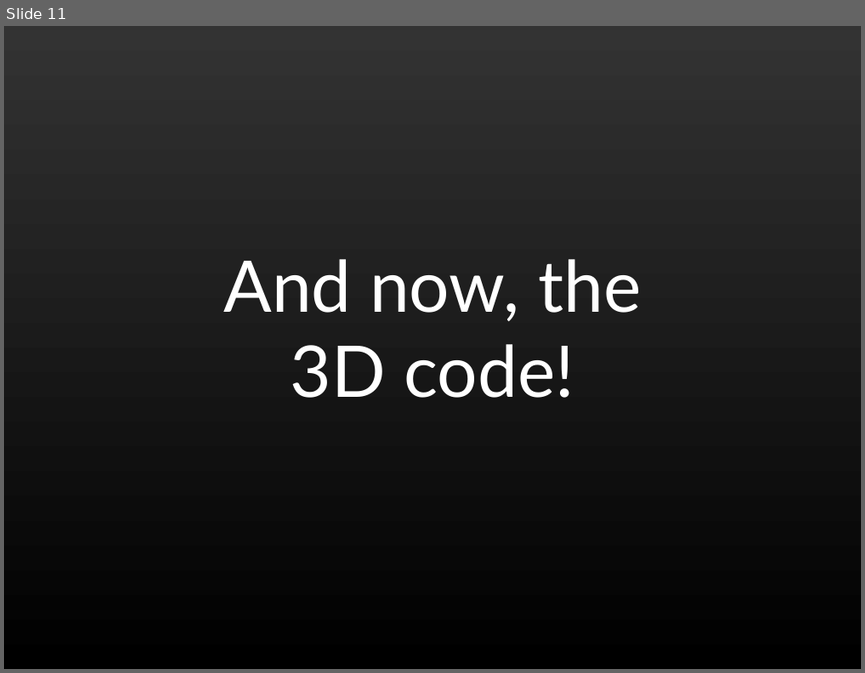
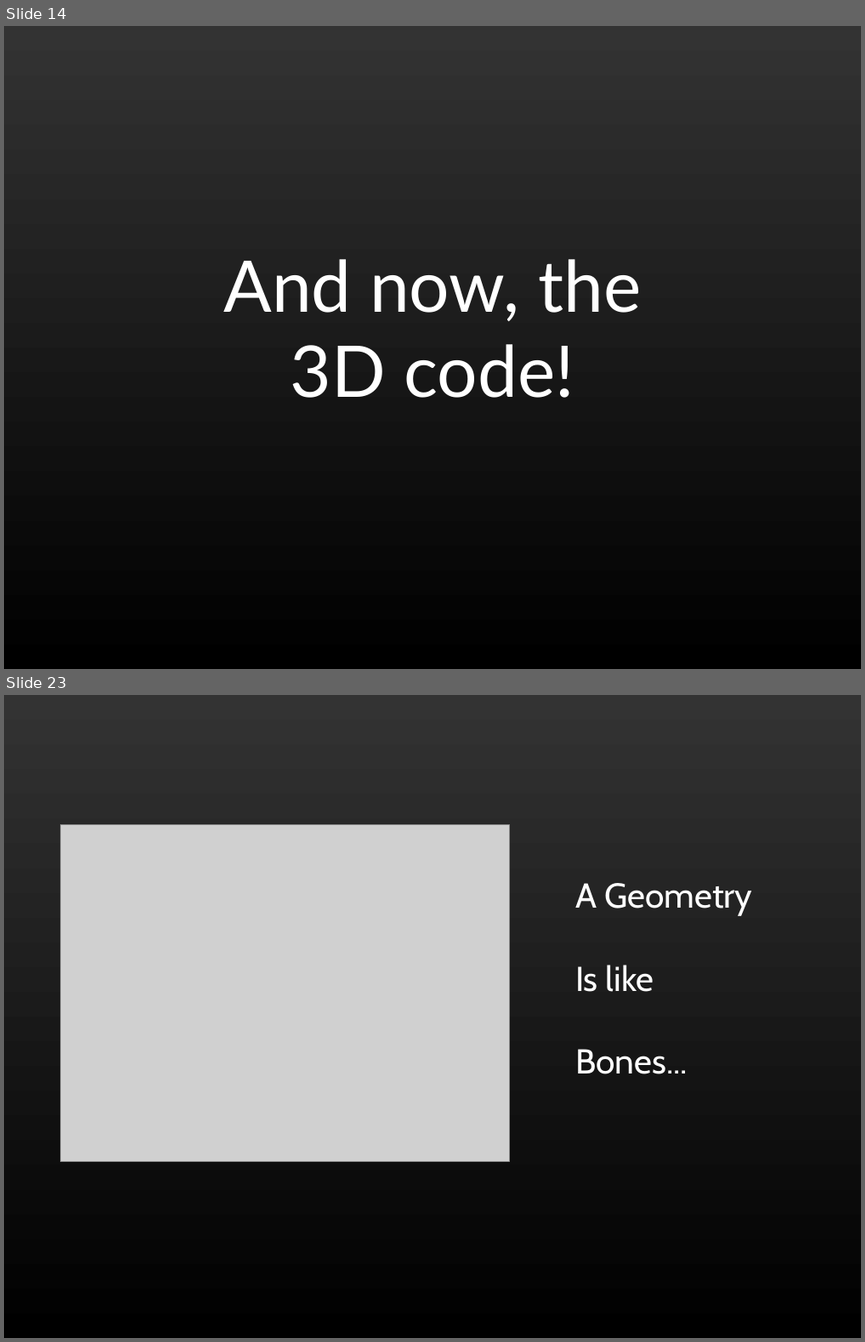
Before and after one commit to shegeek/teapots_can_fly, a slide deck: slides/teapots0.odp. Shown one above the other, each under a label of ours: slide 11 before the commit, slides 14 and 23 after it; the slides between them are not shown. The pictures are 865x673 and 865x1342 pixels, drawn with LibreOffice and Linux fonts; fonts in the diff are those of the drawing; grey boxes stand for pictures. Boxes give left, top, right and bottom in pixels: in the first picture for what was removed or moved away, otherwise in the second. Text is boxed around its words. In the diff, an @@ line names an element or a change of style, - is before the commit and + after.

```diff
--- a/slides/teapots0.odp
+++ b/slides/teapots0.odp
@@ slide 23 added at (x1=4, y1=695, x2=861, y2=1338), background gradient #333333 to #000000 @@
@@ picture added at (x1=60, y1=825, x2=510, y2=1162) @@
@@ text added at (x1=575, y1=883, x2=752, y2=1074), 32 pt, text #FFFFFF @@
+A Geometry
+Is like
+Bones...
@@ what was slide 11 is now slide 14 @@
```
Also in this commit, not shown: 18 other slides added.
